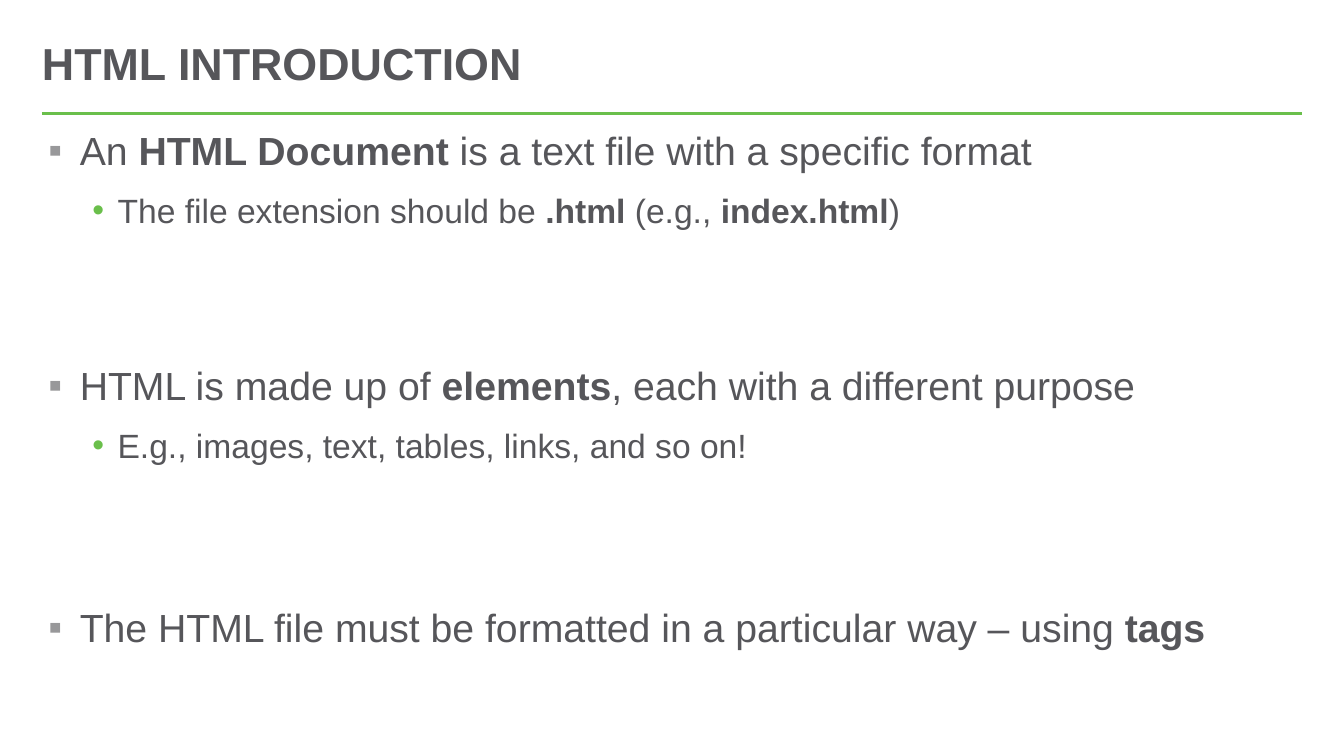
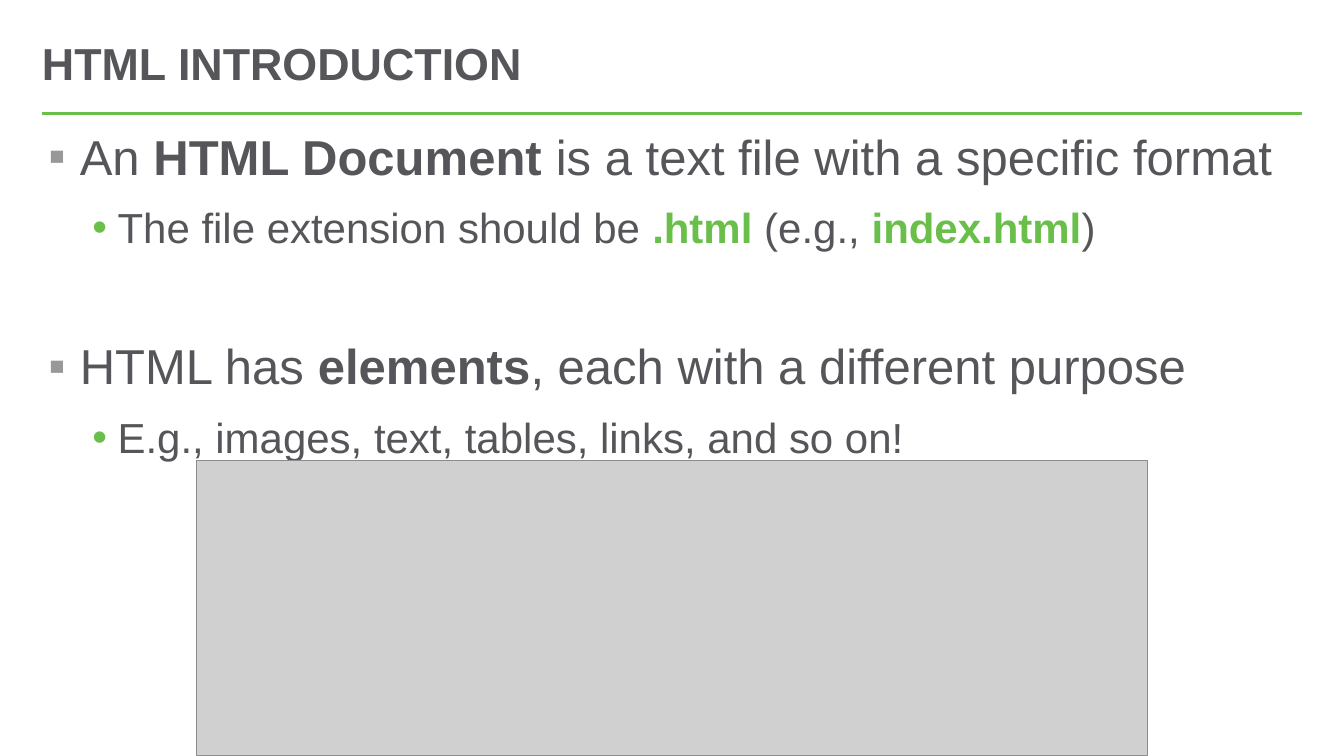
Before and after one commit to hytechclub/web-101, a slide deck: slide 7 of Week01/HelloHtml.pptx (slide 6 before the commit). Drawn at 1344x756 pixels with LibreOffice and Linux fonts; fonts in the diff are those of the drawing; grey boxes stand for pictures. Boxes give left, top, right and bottom in pixels: in the first picture for what was removed or moved away, otherwise in the second. Text is boxed around its words. In the diff, an @@ line names an element or a change of style, - is before the commit and + after.

```diff
--- a/Week01/HelloHtml.pptx
+++ b/Week01/HelloHtml.pptx
@@ text at (80,139,1272,462): size 28 to 35 pt in "An HTML Document is a text file ..."; size 24 to 30 pt in "The file extension should be .html (e.g., ...", "E.g., images, text, tables, links, and so ..."; text colour #56565A to #6ABF4B in ".html index.html)" @@
@@ text at (80,348,1186,394): text changed; size 28 to 35 pt @@
-▪ HTML is made up of elements, each with a different purpose
+▪ HTML has elements, each with a different purpose
@@ picture added at (197,461,1147,756) @@
@@ text at (80,613,1205,650): paragraph removed @@
-▪ The HTML file must be formatted in a particular way – using tags
```
Also in this commit, not shown: 4 other slides changed, 5 slides added, 5 other files.
